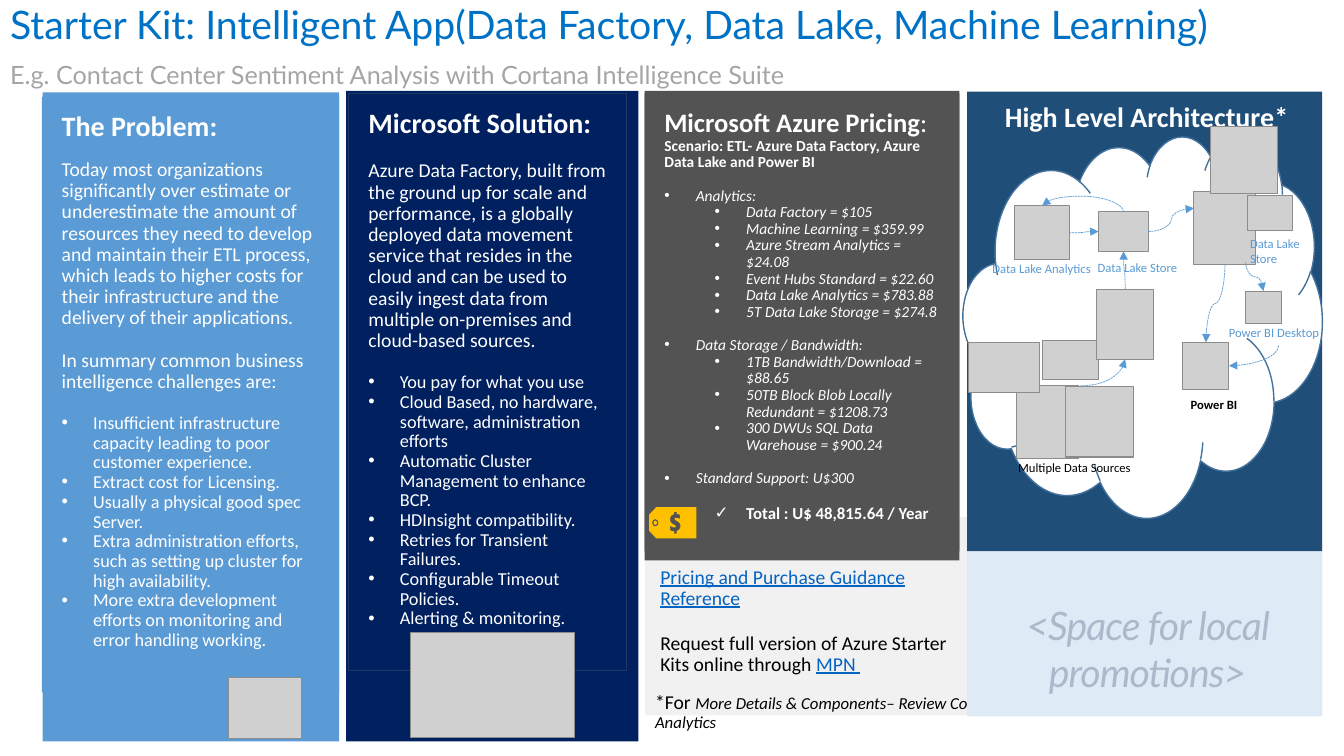
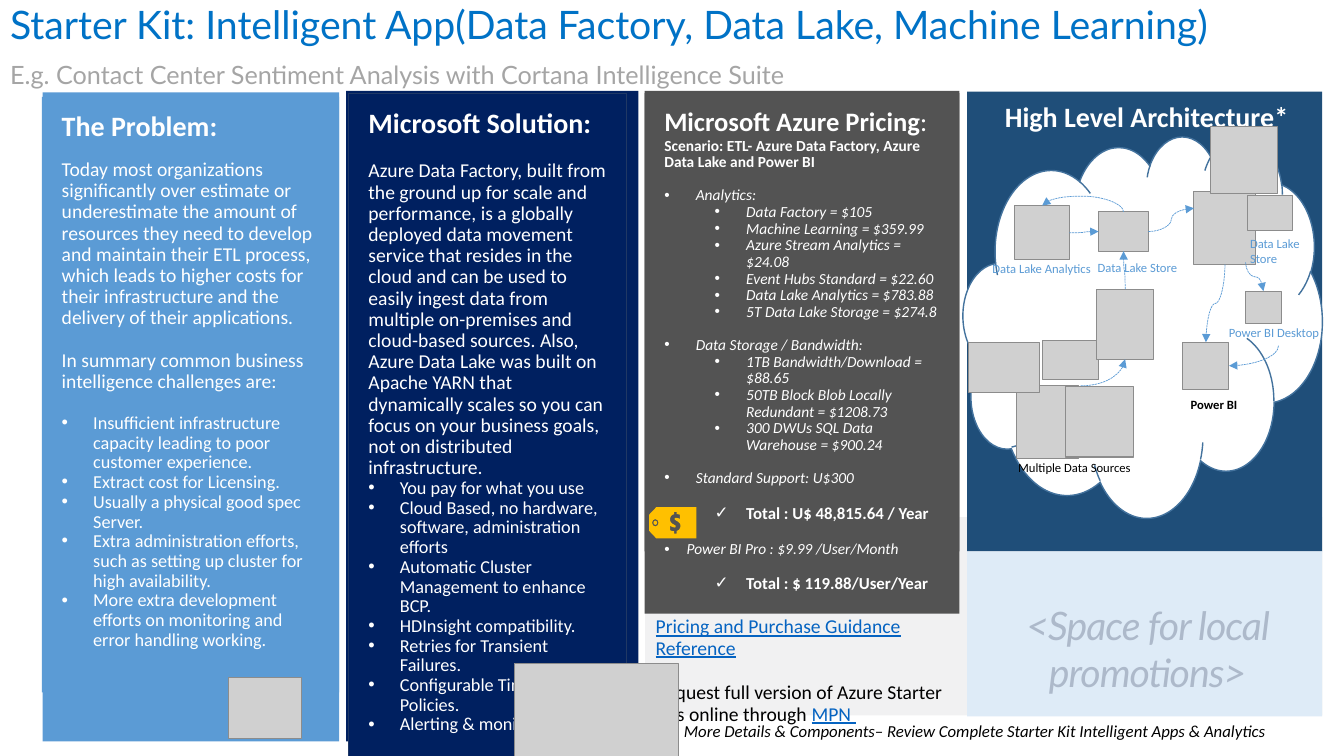
Before and after one commit to kulado/azure-starterkits, a slide deck: slide 4 of Content/Starter Kit - Intelligent Apps & Analytics/0 - Starter Kit - Intelligent Apps & Analytics.pptx. Drawn at 1344x756 pixels with LibreOffice and Linux fonts; fonts in the diff are those of the drawing; grey boxes stand for pictures. Boxes give left, top, right and bottom in pixels: in the first picture for what was removed or moved away, otherwise in the second. Text is boxed around its words. In the diff, an @@ line names an element or a change of style, - is before the commit and + after.

```diff
--- a/Content/Starter Kit - Intelligent Apps & Analytics/0 - Starter Kit - Intelligent Apps & Analytics.pptx
+++ b/Content/Starter Kit - Intelligent Apps & Analytics/0 - Starter Kit - Intelligent Apps & Analytics.pptx
@@ rectangle "Microsoft Solution:": place and size @@
-rectangle "Microsoft Solution:" at [349, 94, 627, 670]
+rectangle "Microsoft Solution:" at [349, 94, 627, 756]
@@ rectangle "Microsoft Azure Pricing:": place and size @@
-rectangle "Microsoft Azure Pricing:" at [644, 94, 959, 561]
+rectangle "Microsoft Azure Pricing:" at [644, 94, 959, 614]
@@ text in rectangle at [368, 163, 606, 474]: text changed @@
-Azure Data Factory, built from the ground up for scale and performance, is a globally deployed data movement service that resides in the cloud and can be used to easily ingest data from multiple on-premises and cloud-based sources.
+Azure Data Factory, built from the ground up for scale and performance, is a globally deployed data movement service that resides in the cloud and can be used to easily ingest data from multiple on-premises and cloud-based sources. Also, Azure Data Lake was built on Apache YARN that dynamically scales so you can focus on your business goals, not on distributed infrastructure.
@@ text in rectangle at [687, 543, 929, 590]: paragraphs added @@
+• Power BI Pro : $9.99 /User/Month
+  ✓ Total : $ 119.88/User/Year
@@ text "Pricing and Purchase Guidance Reference": place and size @@
-text "Pricing and Purchase Guidance Reference" at [660, 570, 947, 675]
+text "Pricing and Purchase Guidance Reference" at [656, 619, 942, 726]
@@ picture: place and size @@
-picture at [411, 633, 576, 738]
+picture at [515, 664, 680, 756]
@@ text "*For More Details & Components– ..." rewrapped from [655, 693, 1065, 731] to [644, 721, 1265, 743] @@
```
Also in this commit, not shown: 3 other slides changed, 4 other files.
